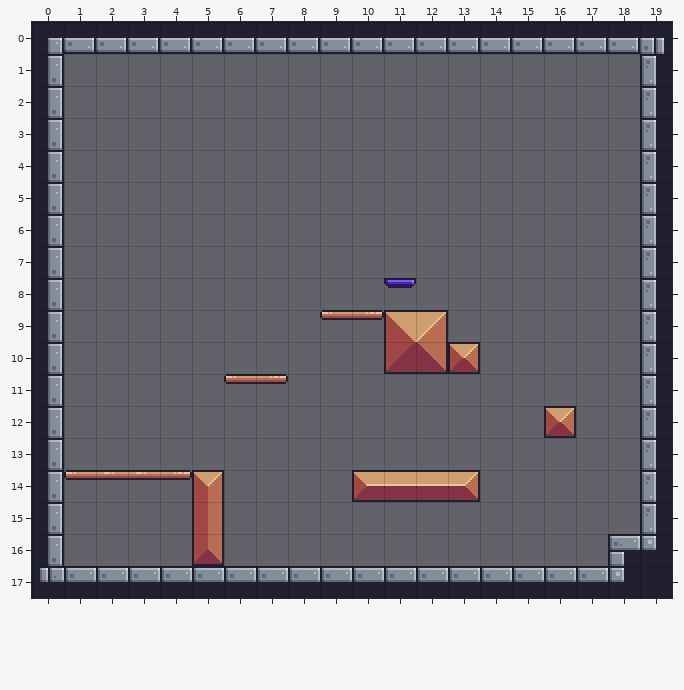
An edit to a level. Tiled map, assets_source/maps/level01.tmx. The picture above is the old version.
Cells are 16x16 px. Shown: x 0..19, y 0..17.
The result:
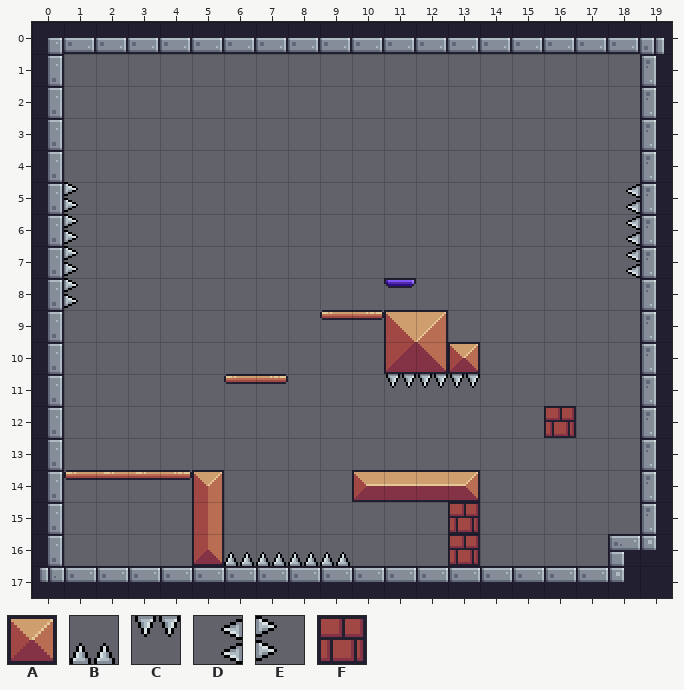
Key: from "main_tileset": A 30, B 36, C 36 turned 180, D 36 turned 270, E 36 turned 90, F 64.
_ is an empty cell.
Edits made:
Layer "Tile Layer 1":
The edit adds tile B in row 16 at x 6 to 9.
The edit adds tile C in row 11 at x 11 to 13.
The edit adds tile D in rows 5 to 7 at x 18.
The edit adds tile E in rows 5 to 8 at x 1.
Tile A gives way to tile F in row 12 at x 16.
The edit adds tile F in rows 15 to 16 at x 13.
Changed places in both pictures, as pixel boxes (x1, y1, x2, y2):
added: (64, 182, 78, 308)
added: (626, 184, 640, 278)
added: (386, 374, 480, 388)
changed: (546, 408, 574, 436)
added: (448, 502, 480, 566)
added: (224, 552, 350, 566)
